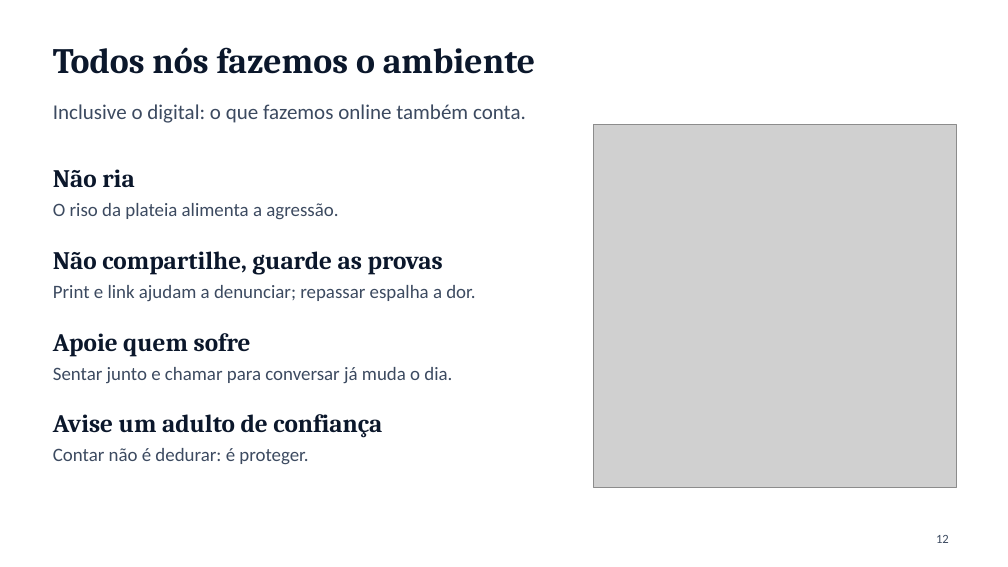
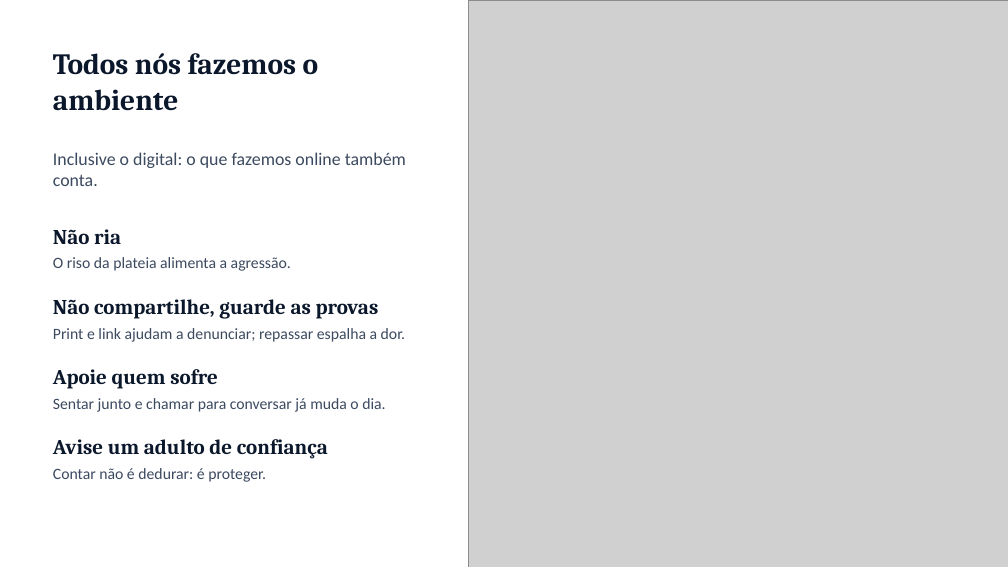
Before and after one commit to ebarroso12/ocorpoexplica, a slide deck: slide 12 of apresentacoes/bullying-saude-mental-escola.pptx. Drawn at 1008x567 pixels with LibreOffice and Linux fonts; fonts in the diff are those of the drawing; grey boxes stand for pictures; background and template pictures are left out. Boxes give left, top, right and bottom in pixels: in the first picture for what was removed or moved away, otherwise in the second. Text is boxed around its words. In the diff, an @@ line names an element or a change of style, - is before the commit and + after.

```diff
--- a/apresentacoes/bullying-saude-mental-escola.pptx
+++ b/apresentacoes/bullying-saude-mental-escola.pptx
@@ picture added at [469,0,1008,567] @@
@@ title "Todos nós fazemos o ambiente" at [53,53,319,111]: size 34 to 28 pt @@
@@ text "Inclusive o digital: o que ...": place and size @@
-text "Inclusive o digital: o que ..." at [53,104,526,123]
+text "Inclusive o digital: o que ..." at [53,152,406,186]
@@ text "Inclusive o digital: o que ..." at [53,152,406,186]: size 20 to 17 pt @@
@@ picture removed at [594,125,957,488] @@
@@ size 24 to 20 pt in 4 elements at [53,439,328,459], [53,369,218,389], [53,299,379,319], [53,229,121,244] @@
@@ text "Não ria": place and size @@
-text "Não ria" at [53,169,134,187]
+text "Não ria" at [53,229,121,244]
@@ size 18 to 15 pt in 4 elements at [53,468,266,482], [53,398,385,412], [53,328,405,342], [53,257,291,271] @@
@@ text "O riso da plateia alimenta ...": place and size @@
-text "O riso da plateia alimenta ..." at [53,203,338,220]
+text "O riso da plateia alimenta ..." at [53,257,291,271]
@@ text "Não compartilhe, guarde as provas": place and size @@
-text "Não compartilhe, guarde as provas" at [53,251,443,275]
+text "Não compartilhe, guarde as provas" at [53,299,379,319]
@@ text "Print e link ajudam a ...": place and size @@
-text "Print e link ajudam a ..." at [53,285,475,301]
+text "Print e link ajudam a ..." at [53,328,405,342]
@@ text "Apoie quem sofre": place and size @@
-text "Apoie quem sofre" at [53,333,251,357]
+text "Apoie quem sofre" at [53,369,218,389]
@@ text "Sentar junto e chamar para ...": place and size @@
-text "Sentar junto e chamar para ..." at [53,367,452,384]
+text "Sentar junto e chamar para ..." at [53,398,385,412]
@@ text "Avise um adulto de confiança": place and size @@
-text "Avise um adulto de confiança" at [53,414,382,438]
+text "Avise um adulto de confiança" at [53,439,328,459]
@@ text "Contar não é dedurar: é ...": place and size @@
-text "Contar não é dedurar: é ..." at [53,448,308,465]
+text "Contar não é dedurar: é ..." at [53,468,266,482]
@@ page number removed at [936,535,949,543] @@
-12
```
Also in this commit, not shown: 12 other slides changed, 9 other files.
